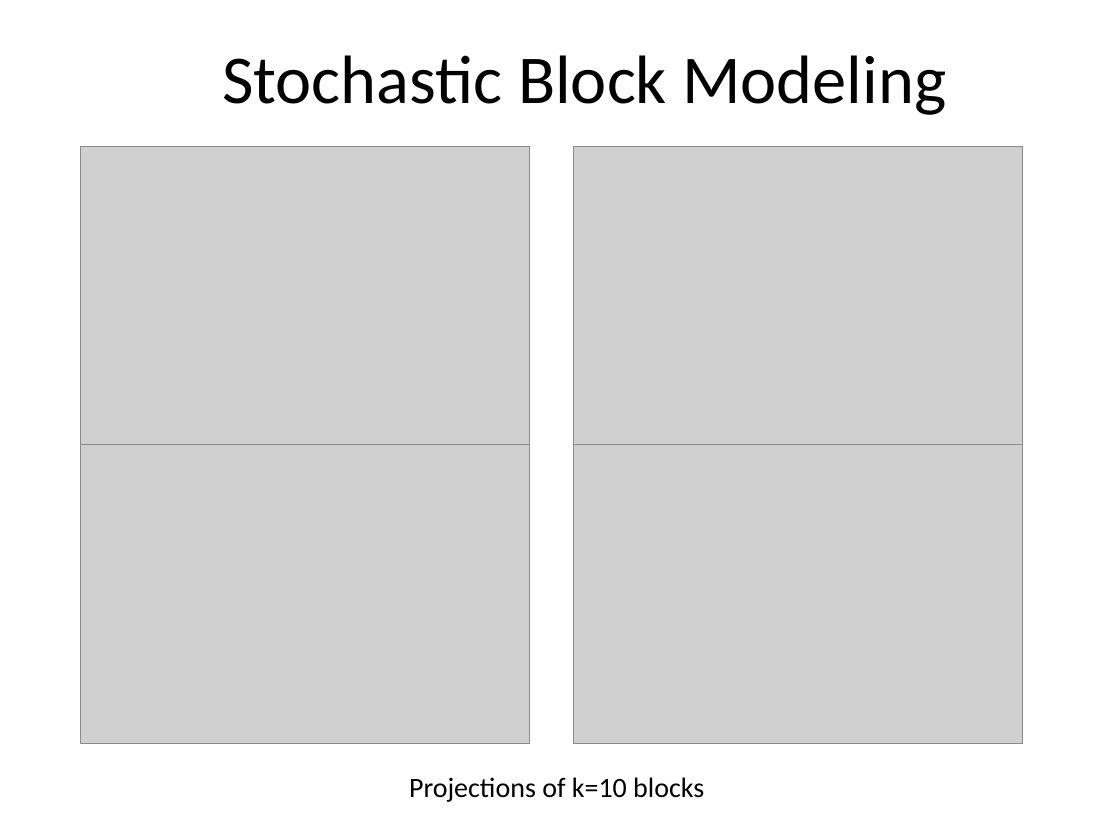
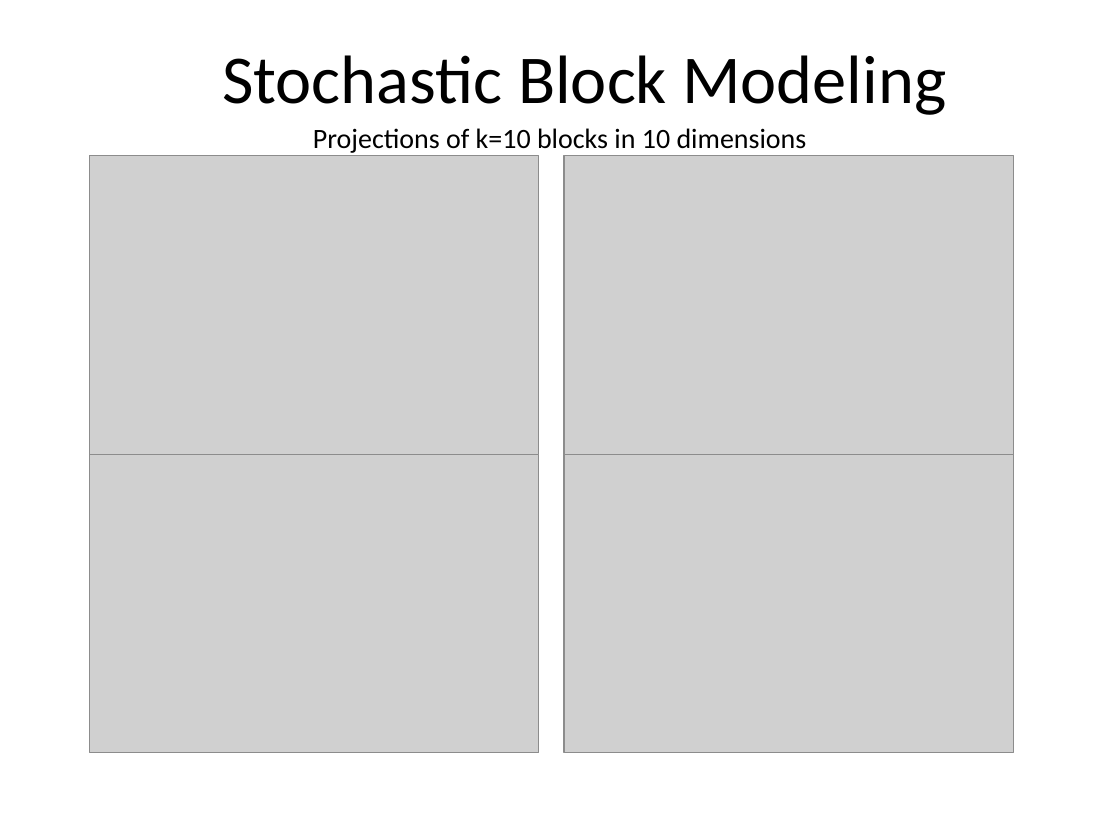
Before and after one commit to alexgittens/XDataUSPTOHackathon, a slide deck: slide 9 of XDATA_Sep2016_klevin_slides.pptx (slide 7 before the commit). Drawn at 1120x840 pixels with LibreOffice and Linux fonts; fonts in the diff are those of the drawing; grey boxes stand for pictures; background and template pictures are left out. Boxes give left, top, right and bottom in pixels: in the first picture for what was removed or moved away, otherwise in the second. Text is boxed around its words. In the diff, an @@ line names an element or a change of style, - is before the commit and + after.

```diff
--- a/XDATA_Sep2016_klevin_slides.pptx
+++ b/XDATA_Sep2016_klevin_slides.pptx
@@ title at box(313, 128, 807, 153): text changed @@
-Projections of k=10 blocks
+Projections of k=10 blocks in 10 dimensions
@@ picture: place and size @@
-picture at box(81, 147, 530, 446)
+picture at box(90, 156, 539, 455)
@@ picture: place and size @@
-picture at box(573, 147, 1023, 446)
+picture at box(564, 156, 1014, 455)
@@ picture: place and size @@
-picture at box(81, 445, 530, 744)
+picture at box(90, 455, 539, 754)
@@ picture: place and size @@
-picture at box(573, 445, 1023, 744)
+picture at box(564, 455, 1014, 754)
```
Also in this commit, not shown: 8 other slides changed, 2 slides added.
